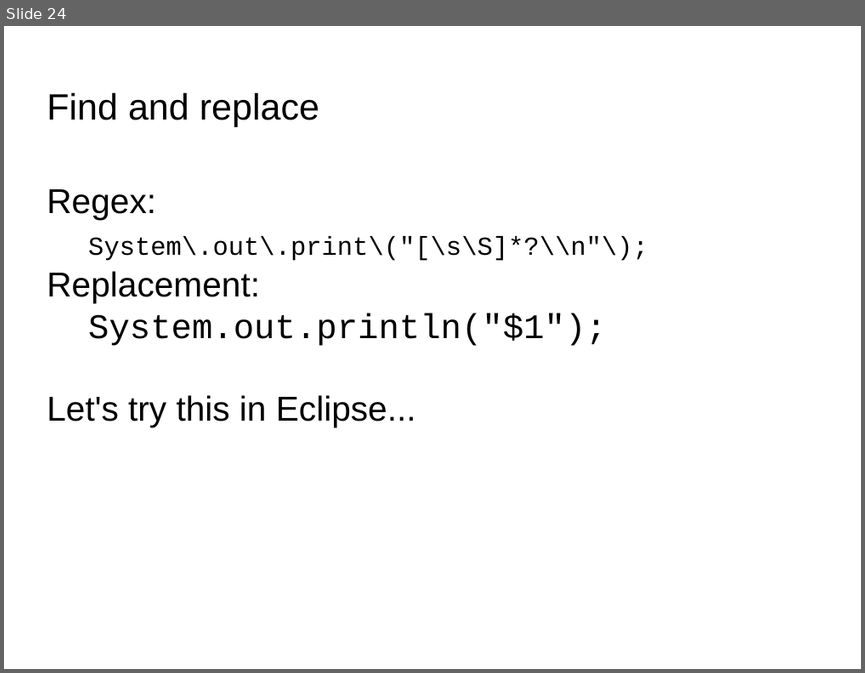
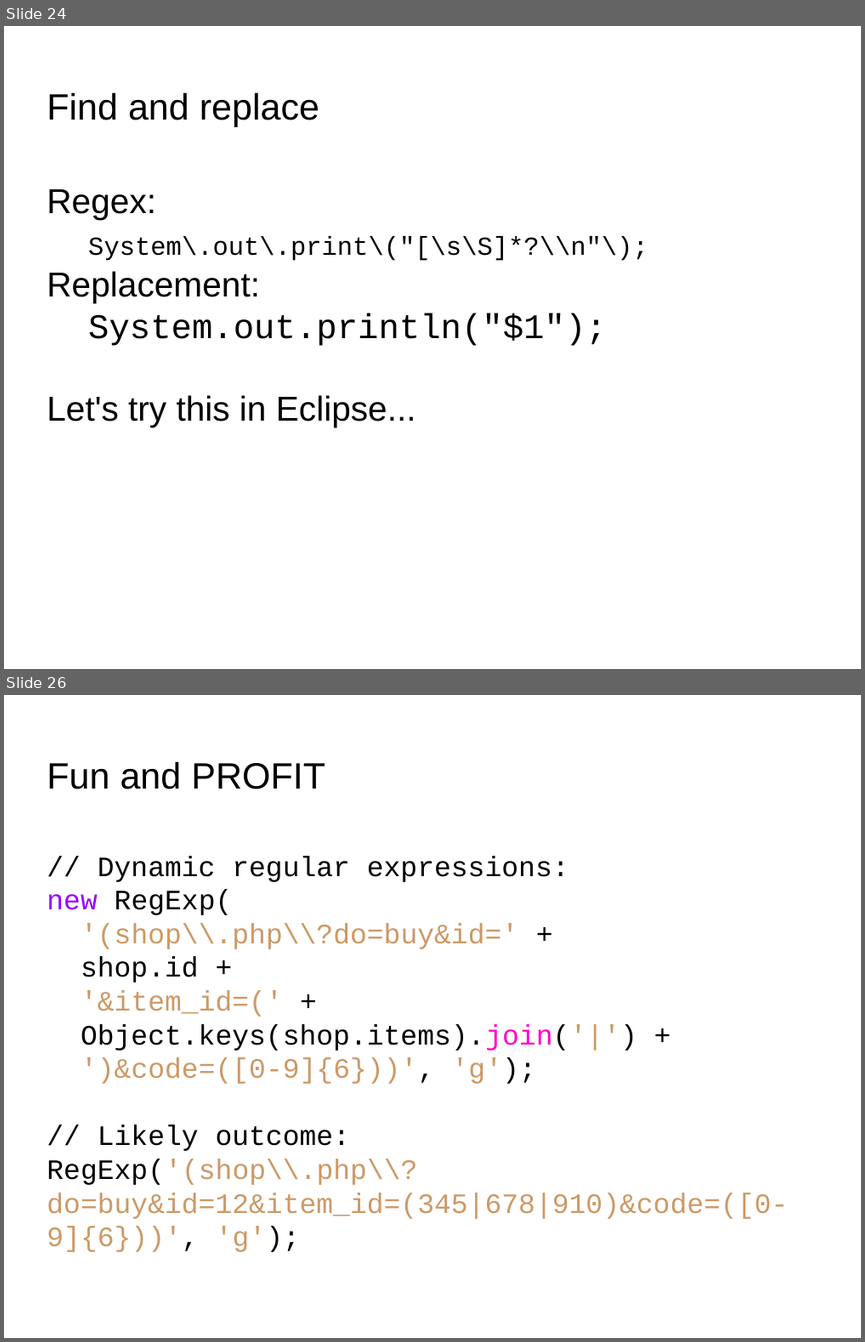
Before and after one commit to codetech/regular-expressions, a slide deck: presentation/presentation.odp. Shown one above the other, each under a label of ours: slide 24 before the commit, slides 24 and 26 after it; the slides between them are not shown. The pictures are 865x673 and 865x1342 pixels, drawn with LibreOffice and Linux fonts; fonts in the diff are those of the drawing; background and template pictures are left out. Boxes give left, top, right and bottom in pixels: in the first picture for what was removed or moved away, otherwise in the second. Text is boxed around its words. In the diff, an @@ line names an element or a change of style, - is before the commit and + after.

```diff
--- a/presentation/presentation.odp
+++ b/presentation/presentation.odp
@@ slide 26 added at (4, 695, 861, 1338), background picture (left out) @@
@@ title added at (46, 761, 325, 789), 33.9 pt, text #000000 @@
+Fun and PROFIT
@@ text added at (46, 856, 788, 1219), 26 pt, text #CC9966 @@
+// Dynamic regular expressions:
+new RegExp(
+'(shop\\.php\\?do=buy&id=' +
+shop.id +
+'&item_id=(' +
+Object.keys(shop.items).join('|') +
+')&code=([0-9]{6}))', 'g');
+// Likely outcome:
+RegExp('(shop\\.php\\?do=buy&id=12&item_id=(345|678|910)&code=([0-9]{6}))', 'g');
```
Also in this commit, not shown: 1 other slide added.
